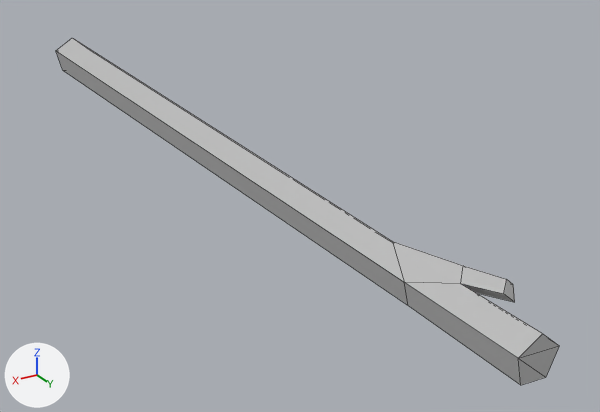
One commit to the FBX model Assets/XSBD/Art/TeamJang/MiddleLog.fbx: the scene before it, then after it.
One viewpoint serves both versions: a 50 mm lens placed at (0.088, 0.195, 0.073), pointed at (-0.018, 0.019, -0.015). Every picture has the same lights, and +X, +Y and +Z are marked at lower left. Mesh edges are drawn as thin lines. Where no turn or scale is listed for an object, it has been applied to the vertices.
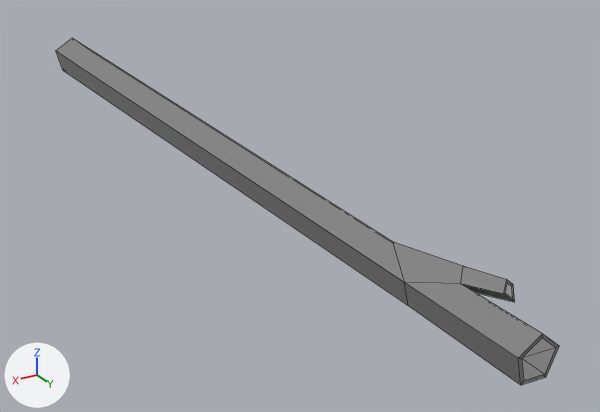
What the commit changed:
Material 'lambert2' (mat_lambert2) is new.
Its base color is (0.216, 0.216, 0.216) (grey #808080).
me_mesh is used by ob_pcylinder3; location (0.0, 0.0, 0.0).
me_mesh had 23 vertices, 24 faces and spanned x -0.006..0.006, y -0.12..0.12, z -0.006..0.007.
me_mesh now has 37 vertices, 38 faces and spans x -0.006..0.006, y -0.12..0.12, z -0.006..0.007.
Part 1, on me_mesh:
7 faces are deleted.
14 vertices are added at x -0.006..0.005, y -0.12..0.12, z -0.005..0.006.
7 new faces join them, mat_lambert1 (grey #bcbcbc).
14 new faces join them, mat_lambert2 (grey #808080).
me_mesh part 2: 17 faces spanning x -0.006..0.006, y -0.12..0.12, z -0.006..0.007 switch from mat_lambert1 (grey #bcbcbc) to mat_lambert2 (grey #808080).

Where the change shows, as pixel boxes (x1, y1, x2, y2) in the pictures (600 x 412 px):
part 1 of me_mesh, built on: (504, 280, 559, 385) in both
part 2 of me_mesh, recoloured: (56, 38, 543, 385) in both
